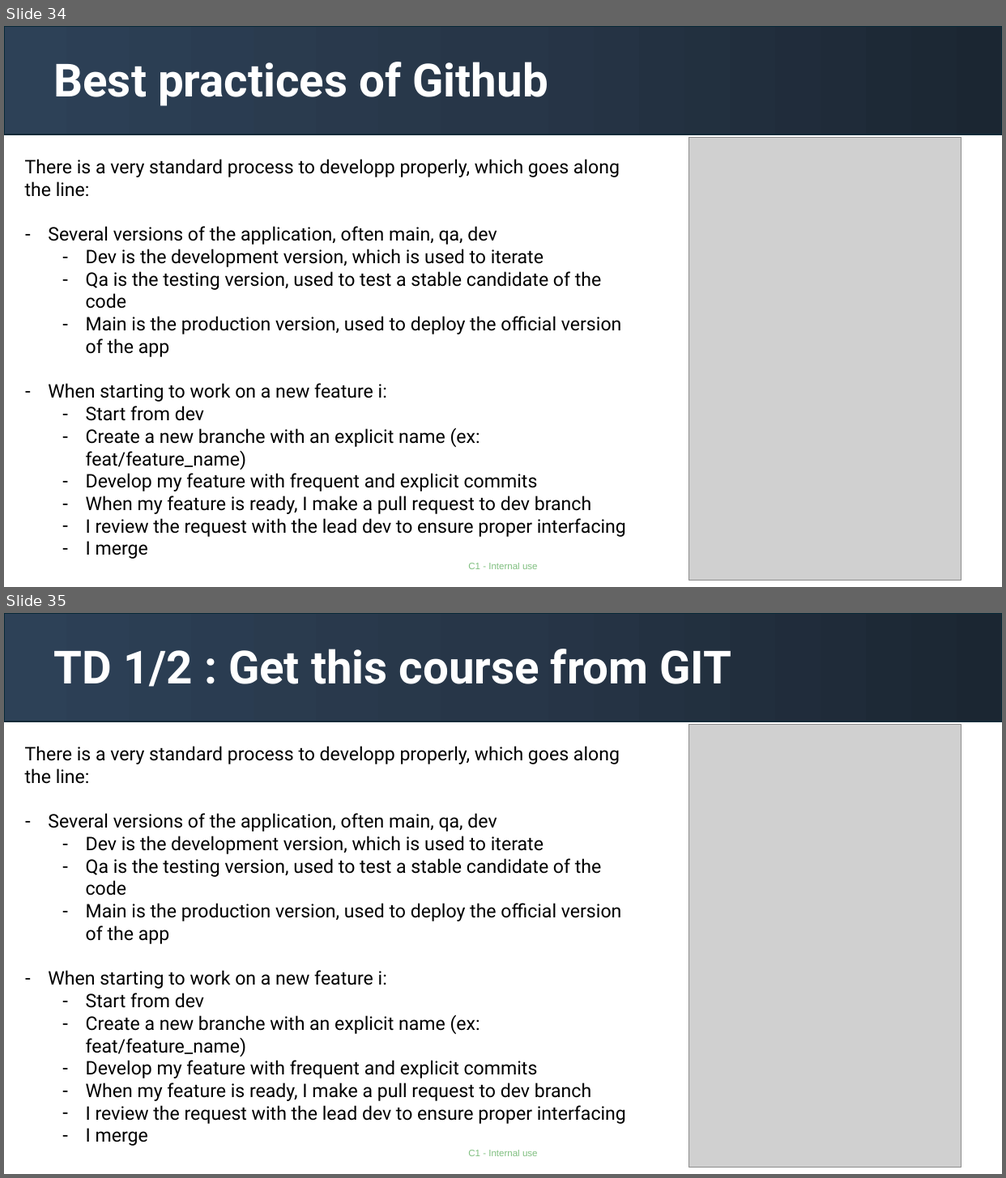
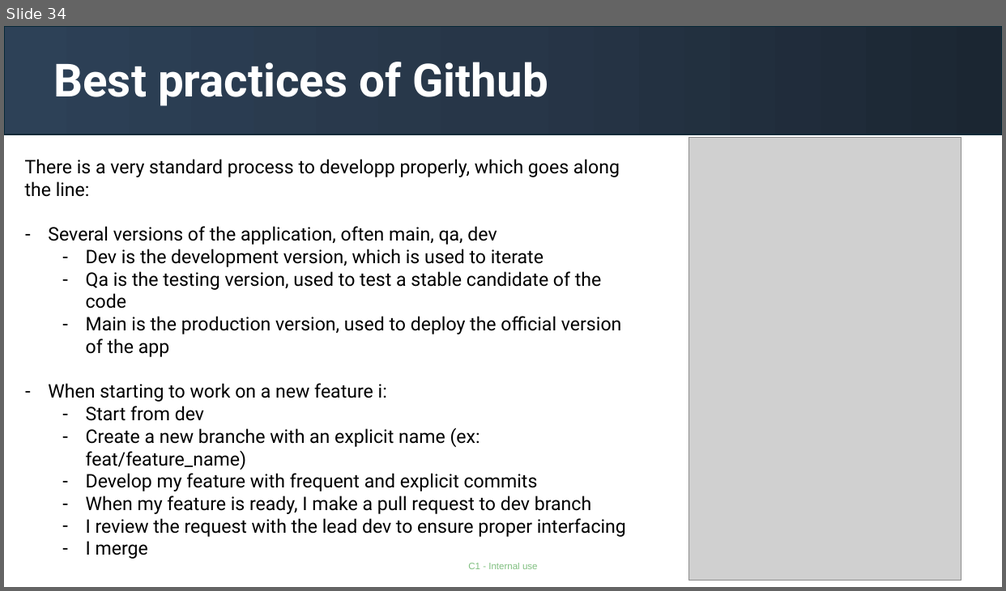
Before and after one commit to gabrielolympie/PythonForFinance, a slide deck: presentations/1.Introduction.pptx. Shown one above the other, each under a label of ours: slides 34 and 35 before the commit, slide 34 after it. The pictures are 1006x1178 and 1006x591 pixels, drawn with LibreOffice and Linux fonts; fonts in the diff are those of the drawing; grey boxes stand for pictures. Boxes give left, top, right and bottom in pixels: in the first picture for what was removed or moved away, otherwise in the second. Text is boxed around its words. In the diff, an @@ line names an element or a change of style, - is before the commit and + after.

```diff
--- a/presentations/1.Introduction.pptx
+++ b/presentations/1.Introduction.pptx
@@ slide 35 removed at <box>4,613,1002,1174</box>, background #FFFFFF; not listed: 1 template element that a slide beside it also shows @@
@@ rectangle removed at <box>4,613,1002,722</box> @@
@@ title removed at <box>53,649,731,687</box> @@
-TD 1/2 : Get this course from GIT
@@ picture removed at <box>689,725,961,1168</box> @@
@@ text removed at <box>25,746,626,1146</box> @@
-There is a very standard process to developp properly, which goes along the line:
-– Several versions of the application, often main, qa, dev
-  – Dev is the development version, which is used to iterate
-  – Qa is the testing version, used to test a stable candidate of the code
-  – Main is the production version, used to deploy the official version of the app
-– When starting to work on a new feature i:
-  – Start from dev
-  – Create a new branche with an explicit name (ex: feat/feature_name)
-  – Develop my feature with frequent and explicit commits
-  – When my feature is ready, I make a pull request to dev branch
-  – I review the request with the lead dev to ensure proper interfacing
-  – I merge
```
Also in this commit, not shown: 1 slide changed, 11 slides added, 2 other files.
